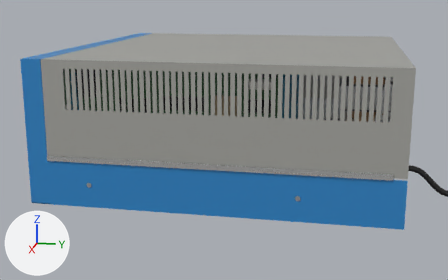
What one commit did to the glTF model model/altair-8800.glb.
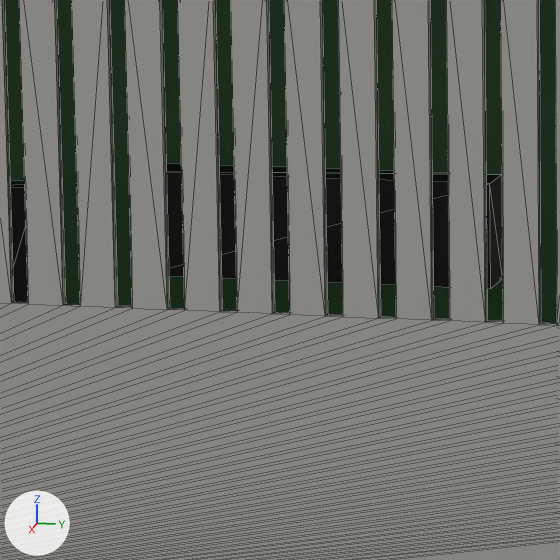
Each version appears first from a 50 mm camera at (0.883, 0.154, 0.259) aimed at (0.174, 0.012, 0.081), and next in a close-up on the part from 32% to 47% of the width and 27% to 51% of the height. Every picture has the same lights, and +X, +Y and +Z are marked at lower left. The first two pictures are the older version. The close-ups show mesh edges as thin lines. Where no turn or scale is listed for an object, it has been applied to the vertices. Vertices at exactly the same position are counted once.

The first close-up shows 'card.cpu', 'case.top'.
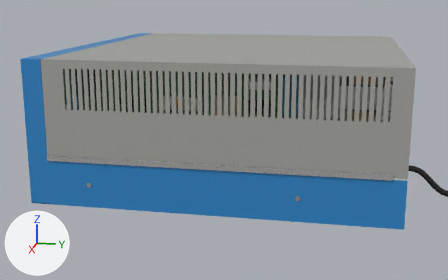
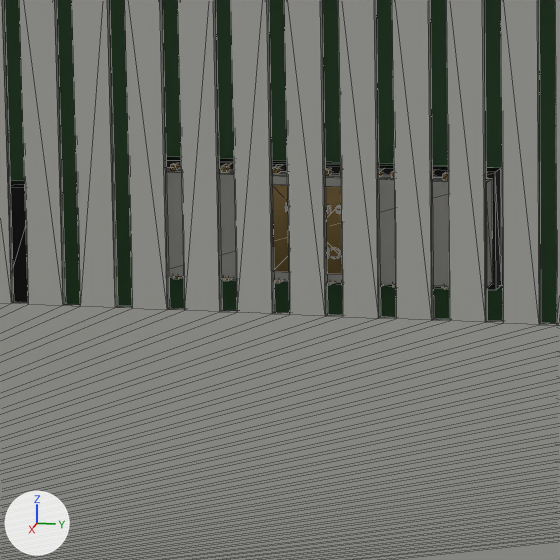
What differs and where, as boxes (x1, y1, x2, y2) in the close-ups (560 x 560 px):
part 1 of me_card_cpu, added (beige): after (272, 185, 342, 274)
part 2 of me_card_cpu, added: after (171, 162, 180, 170)
part 3 of me_card_cpu, added: after (221, 164, 231, 172)
part 4 of me_card_cpu, added: after (272, 166, 281, 174)
part 5 of me_card_cpu, added: after (325, 168, 332, 176)
part 6 of me_card_cpu, cut back: before (166, 163, 503, 289); after (166, 157, 502, 290)

What the commit changed:
Material 'ceramic_white' (mat_ceramic_white) is new.
Its base color is (0.8, 0.79, 0.74) (white #e7e6df).
Its roughness is 0.45.
Material 'gold' (mat_gold) is new.
Its base color is (1.0, 0.71, 0.29) (beige #ffdb93).
Its metallic is 1.0.
Its roughness is 0.3.
me_card_cpu is used by ob_card_cpu; location (0.1692, -0.0467, 0.0303).
me_card_cpu had 1056 vertices, 1588 faces and spanned x -0.001..0.013, y -0.127..0.127, z -0.008..0.132.
me_card_cpu now has 1698 vertices, 2388 faces and spans x -0.001..0.013, y -0.127..0.127, z -0.008..0.132.
me_card_cpu part 1: a new loose piece, a box spanning x 0.00815..0.0084, y 0.00102..0.01372, z 0.08738..0.10008, in mat_gold (beige #ffdb93).
me_card_cpu part 2: a new loose piece, a box spanning x 0.00334..0.00634, y -0.01462..-0.01382, z 0.10135..0.10215, in mat_gold (beige #ffdb93).
me_card_cpu part 3: a new loose piece, a box spanning x 0.00334..0.00634, y -0.007..-0.0062, z 0.10135..0.10215, in mat_gold (beige #ffdb93).
me_card_cpu part 4: a new loose piece, a box spanning x 0.00334..0.00634, y 0.00062..0.00142, z 0.10135..0.10215, in mat_gold (beige #ffdb93).
me_card_cpu part 5: a new loose piece, a box spanning x 0.00334..0.00634, y 0.00824..0.00904, z 0.10135..0.10215, in mat_gold (beige #ffdb93).
me_card_cpu part 6: 8 vertices moved from x 0.001..0.008, y -0.019..0.033, z 0.086..0.101 to x 0.001..0.008, y -0.019..0.033, z 0.085..0.102; 402 vertices added at x 0.001..0.008, y -0.019..0.033, z 0.085..0.102.
Other edits to the shape of me_card_cpu do not show in these pictures.
me_card_cpu gains material mat_ceramic_white (white #e7e6df).
me_card_cpu gains material mat_gold (beige #ffdb93).
me_card_cpu gains material mat_ink_black (black #1d1d1d).
